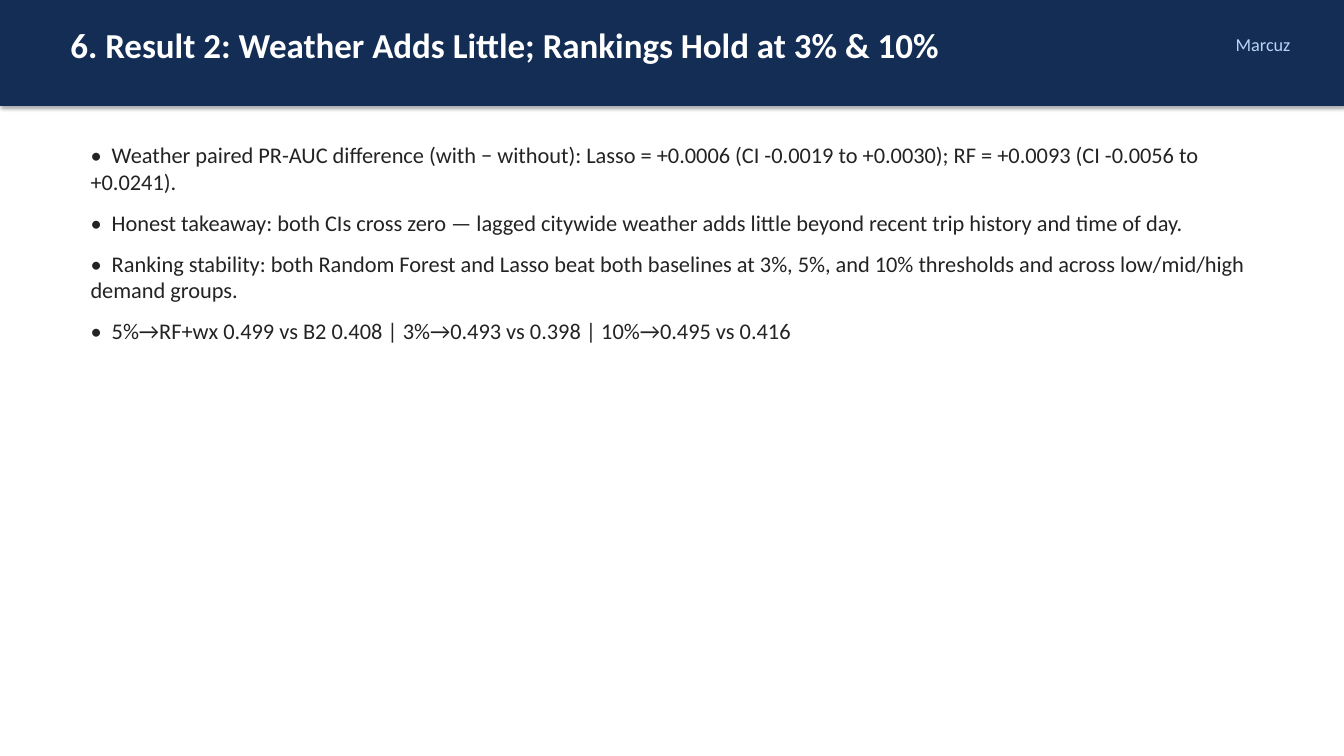
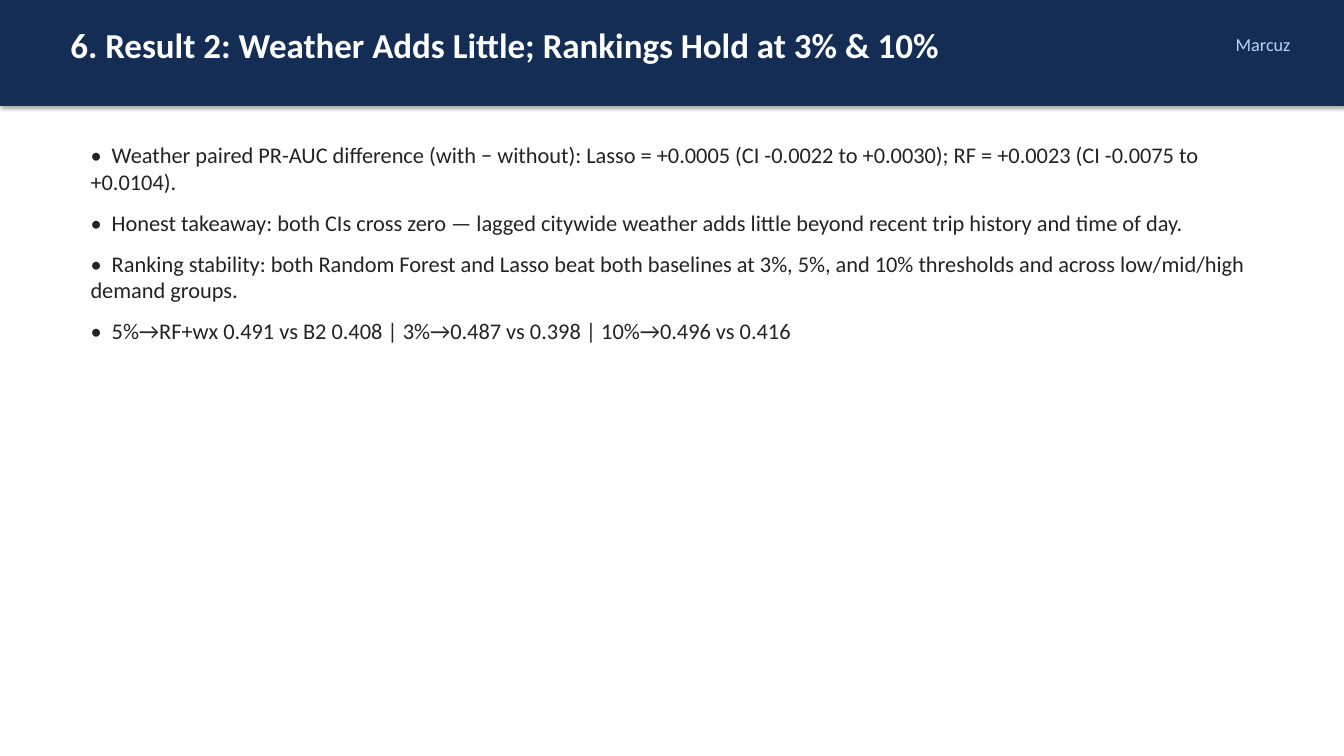
Before and after one commit to andersonhoang/citibike-problem-hours, a slide deck: slide 7 of slides/CitiBike_Problem_Hours.pptx. Drawn at 1344x756 pixels with LibreOffice and Linux fonts; fonts in the diff are those of the drawing. Boxes give left, top, right and bottom in pixels: in the first picture for what was removed or moved away, otherwise in the second. Text is boxed around its words. In the diff, an @@ line names an element or a change of style, - is before the commit and + after.

```diff
--- a/slides/CitiBike_Problem_Hours.pptx
+++ b/slides/CitiBike_Problem_Hours.pptx
@@ text at bbox=[91, 147, 1198, 193]: text changed @@
-• Weather paired PR-AUC difference (with − without): Lasso = +0.0006 (CI -0.0019 to +0.0030); RF = +0.0093 (CI -0.0056 to +0.0241).
+• Weather paired PR-AUC difference (with − without): Lasso = +0.0005 (CI -0.0022 to +0.0030); RF = +0.0023 (CI -0.0075 to +0.0104).
@@ text at bbox=[112, 323, 791, 339]: text changed @@
-• 5%→RF+wx 0.499 vs B2 0.408 | 3%→0.493 vs 0.398 | 10%→0.495 vs 0.416
+• 5%→RF+wx 0.491 vs B2 0.408 | 3%→0.487 vs 0.398 | 10%→0.496 vs 0.416
```
Also in this commit, not shown: 1 other slide changed, 23 other files.
